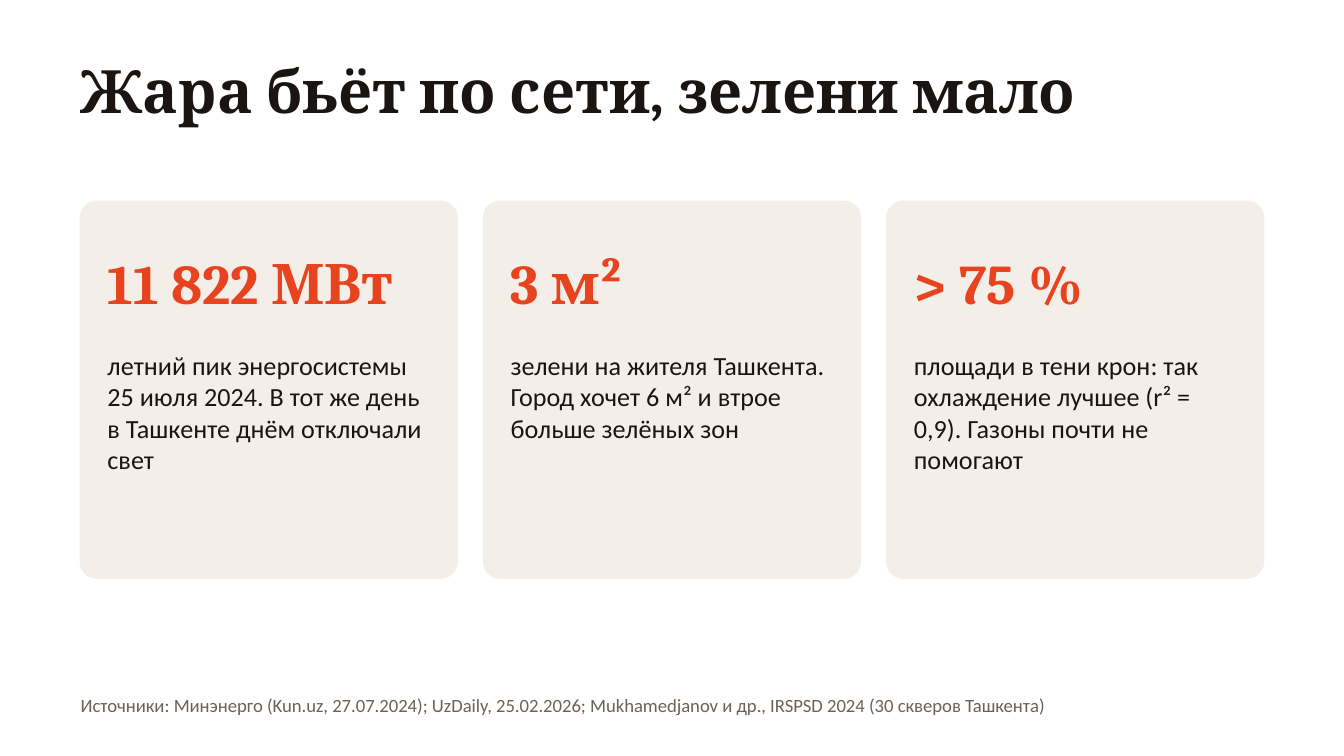
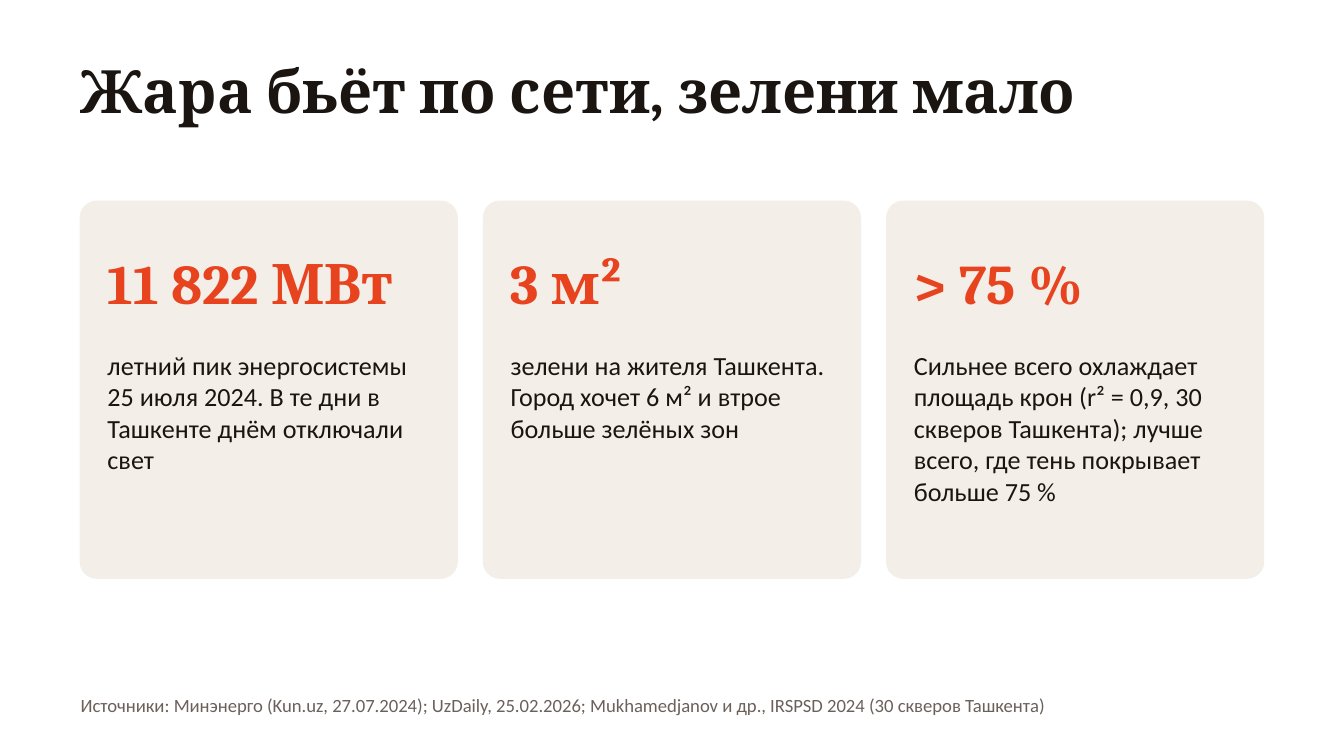
Before and after one commit to root3315/uzha-heat, a slide deck: slide 3 of docs/uzha-pitch.pptx. Drawn at 1344x756 pixels with LibreOffice and Linux fonts; fonts in the diff are those of the drawing. Boxes give left, top, right and bottom in pixels: in the first picture for what was removed or moved away, otherwise in the second. Text is boxed around its words. In the diff, an @@ line names an element or a change of style, - is before the commit and + after.

```diff
--- a/docs/uzha-pitch.pptx
+++ b/docs/uzha-pitch.pptx
@@ text at [107, 357, 407, 469]: text changed @@
-летний пик энергосистемы 25 июля 2024. В тот же день в Ташкенте днём отключали свет
+летний пик энергосистемы 25 июля 2024. В те дни в Ташкенте днём отключали свет
@@ text at [914, 358, 1203, 501]: text changed @@
-площади в тени крон: так охлаждение лучшее (r² = 0,9). Газоны почти не помогают
+Сильнее всего охлаждает площадь крон (r² = 0,9, 30 скверов Ташкента); лучше всего, где тень покрывает больше 75 %
```
Also in this commit, not shown: 7 other slides changed, 1 slide added, 2 slides removed.
